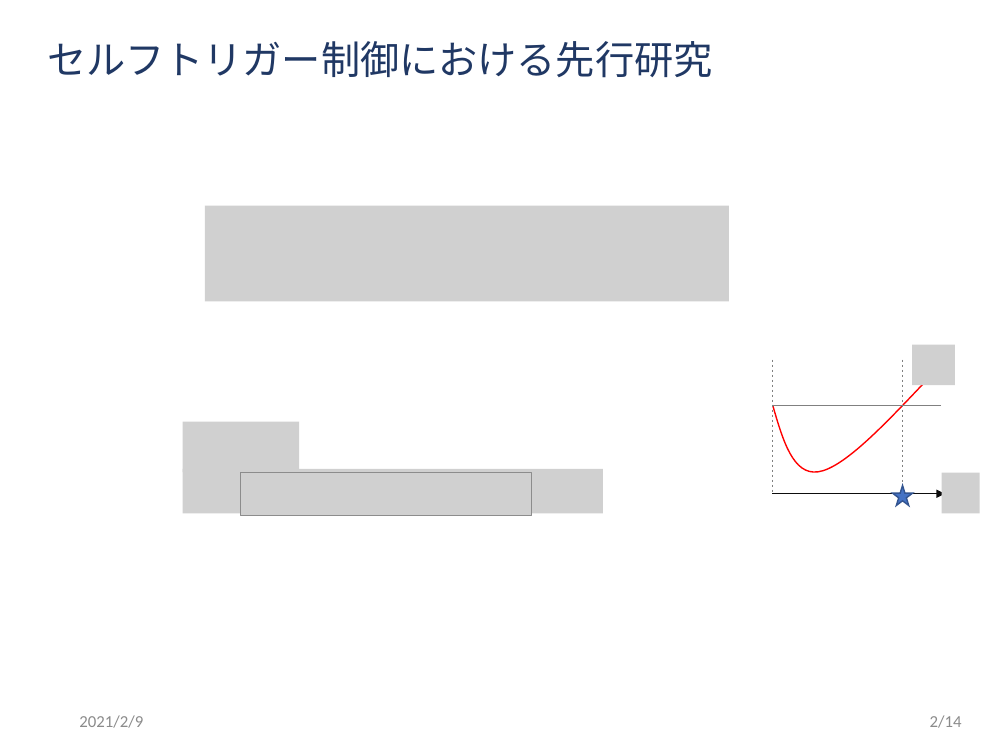
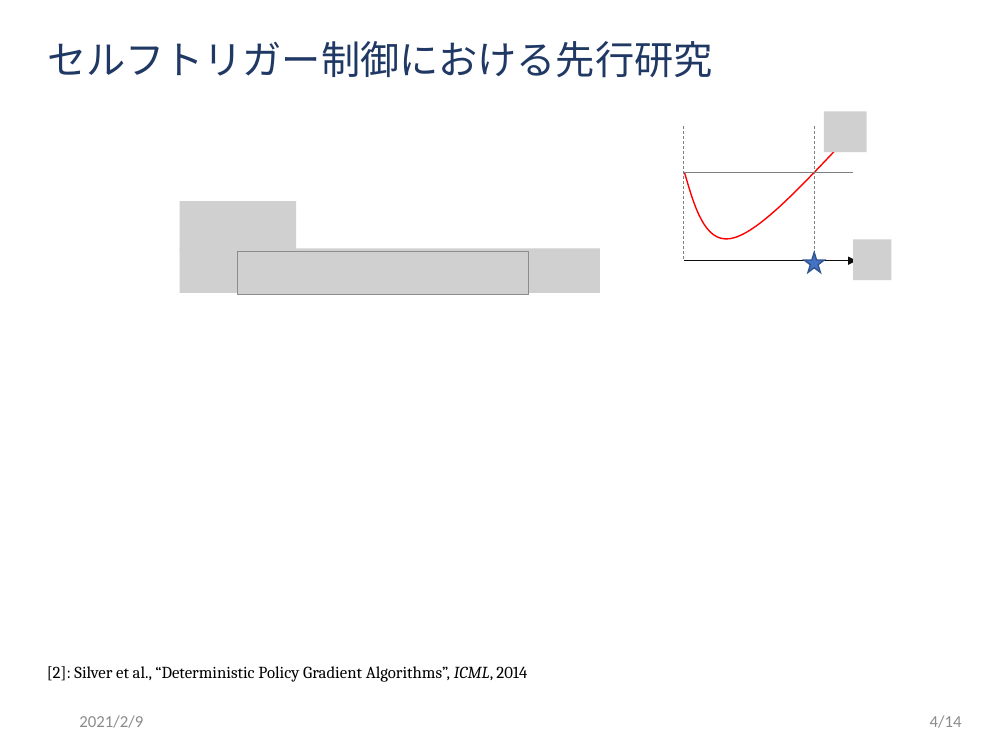
Before and after one commit to ibuki1024/thesis, a slide deck: slide 5 of slide/master.pptx (slide 3 before the commit). Drawn at 1008x756 pixels with LibreOffice and Linux fonts; fonts in the diff are those of the drawing; grey boxes stand for pictures; background and template pictures are left out. Boxes give left, top, right and bottom in pixels: in the first picture for what was removed or moved away, otherwise in the second. Text is boxed around its words. In the diff, an @@ line names an element or a change of style, - is before the commit and + after.

```diff
--- a/slide/master.pptx
+++ b/slide/master.pptx
@@ picture added at (x1=824, y1=112, x2=866, y2=152) @@
@@ picture added at (x1=179, y1=201, x2=295, y2=251) @@
@@ picture removed at (x1=205, y1=206, x2=729, y2=301) @@
@@ picture added at (x1=179, y1=248, x2=600, y2=292) @@
@@ picture moved from (x1=241, y1=472, x2=532, y2=515) to (x1=238, y1=252, x2=529, y2=295) @@
@@ 3 lines, 1 freeform shape, 1 star, 1 arrow moved together from (x1=772, y1=360, x2=944, y2=506) to (x1=683, y1=127, x2=857, y2=272) @@
@@ picture added at (x1=853, y1=240, x2=891, y2=280) @@
@@ picture removed at (x1=912, y1=345, x2=955, y2=385) @@
@@ picture removed at (x1=182, y1=421, x2=298, y2=472) @@
@@ picture removed at (x1=182, y1=469, x2=603, y2=513) @@
@@ picture removed at (x1=941, y1=473, x2=980, y2=513) @@
@@ text added at (x1=47, y1=666, x2=527, y2=682), 12 pt, text #000000 @@
+[2]: Silver et al., “Deterministic Policy Gradient Algorithms”, ICML, 2014
@@ page number at (x1=930, y1=715, x2=962, y2=728): text changed @@
-2/14
+4/14
```
Also in this commit, not shown: 6 other slides changed, 4 other files.
